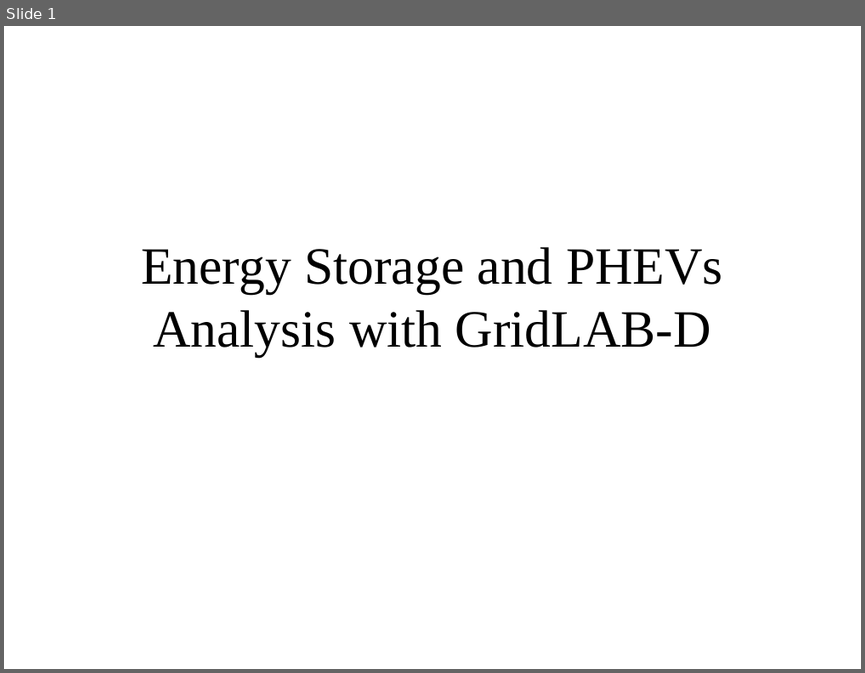
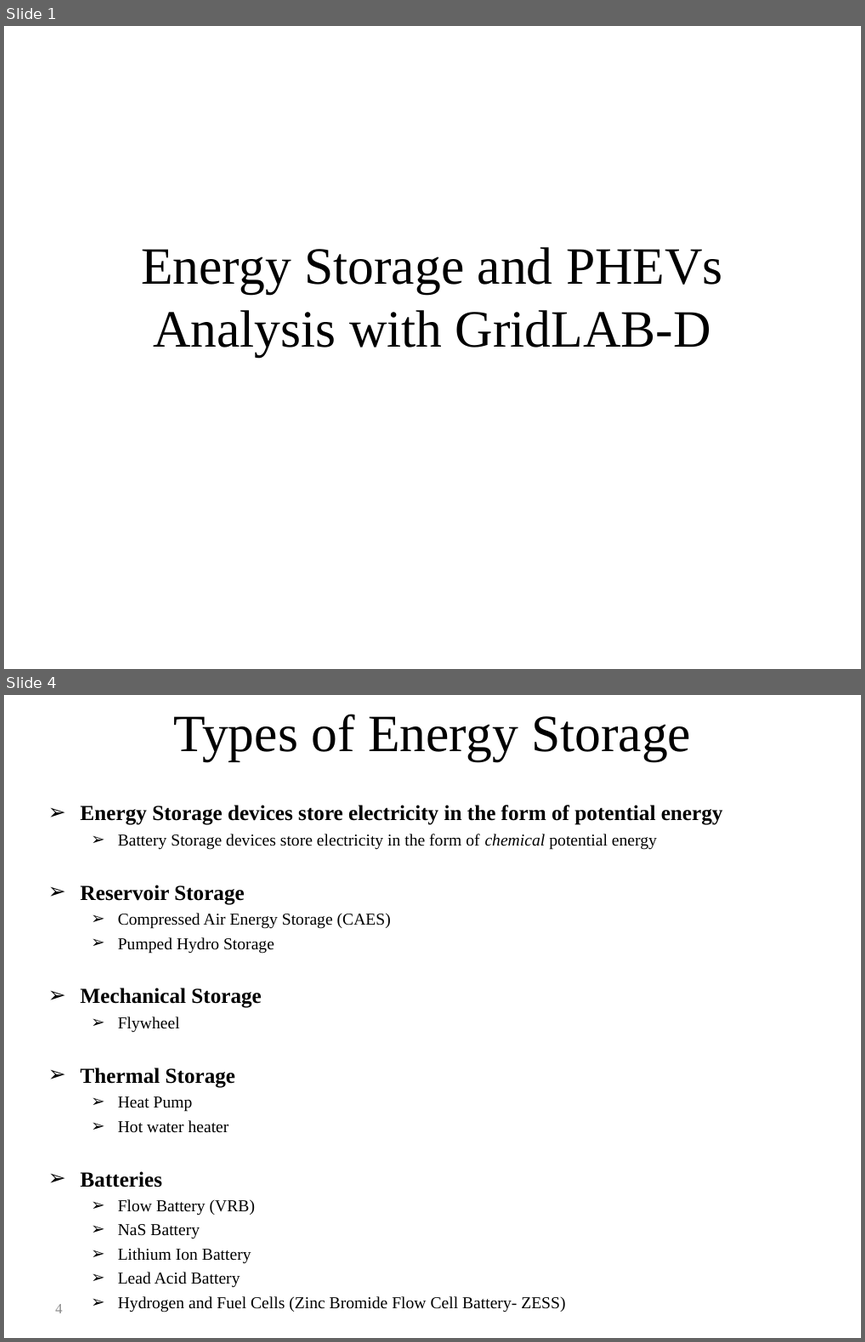
Before and after one commit to gridlab-d/course, a slide deck: Distribution_Analysis_Course/4.0 - Energy_Storage_and_PHEVs.ppt. Shown one above the other, each under a label of ours: slide 1 before the commit, slides 1 and 4 after it; the slides between them are not shown. The pictures are 865x673 and 865x1342 pixels, drawn with LibreOffice and Linux fonts; fonts in the diff are those of the drawing. Boxes give left, top, right and bottom in pixels: in the first picture for what was removed or moved away, otherwise in the second. Text is boxed around its words. In the diff, an @@ line names an element or a change of style, - is before the commit and + after.

```diff
--- a/Distribution_Analysis_Course/4.0 - Energy_Storage_and_PHEVs.ppt
+++ b/Distribution_Analysis_Course/4.0 - Energy_Storage_and_PHEVs.ppt
@@ slide 4 added at (x1=4, y1=695, x2=861, y2=1338), background #FFFFFF @@
@@ title added at (x1=174, y1=714, x2=691, y2=761), 44 pt, text #000000 @@
+Types of Energy Storage
@@ text added at (x1=80, y1=805, x2=723, y2=1312), 14 pt, text #000000 @@
+➢ Energy Storage devices store electricity in the form of potential energy
+  ➢ Battery Storage devices store electricity in the form of chemical potential energy
+➢ Reservoir Storage
+  ➢ Compressed Air Energy Storage (CAES)
+  ➢ Pumped Hydro Storage
+➢ Mechanical Storage
+  ➢ Flywheel
+➢ Thermal Storage
+  ➢ Heat Pump
+  ➢ Hot water heater
+➢ Batteries
+  ➢ Flow Battery (VRB)
+  ➢ NaS Battery
+  ➢ Lithium Ion Battery
+  ➢ Lead Acid Battery
+  ➢ Hydrogen and Fuel Cells (Zinc Bromide Flow Cell Battery- ZESS)
@@ page number added at (x1=55, y1=1304, x2=62, y2=1313), 12 pt, text #898989 @@
+4
```
Also in this commit, not shown: 1 slide changed, 20 other slides added.
